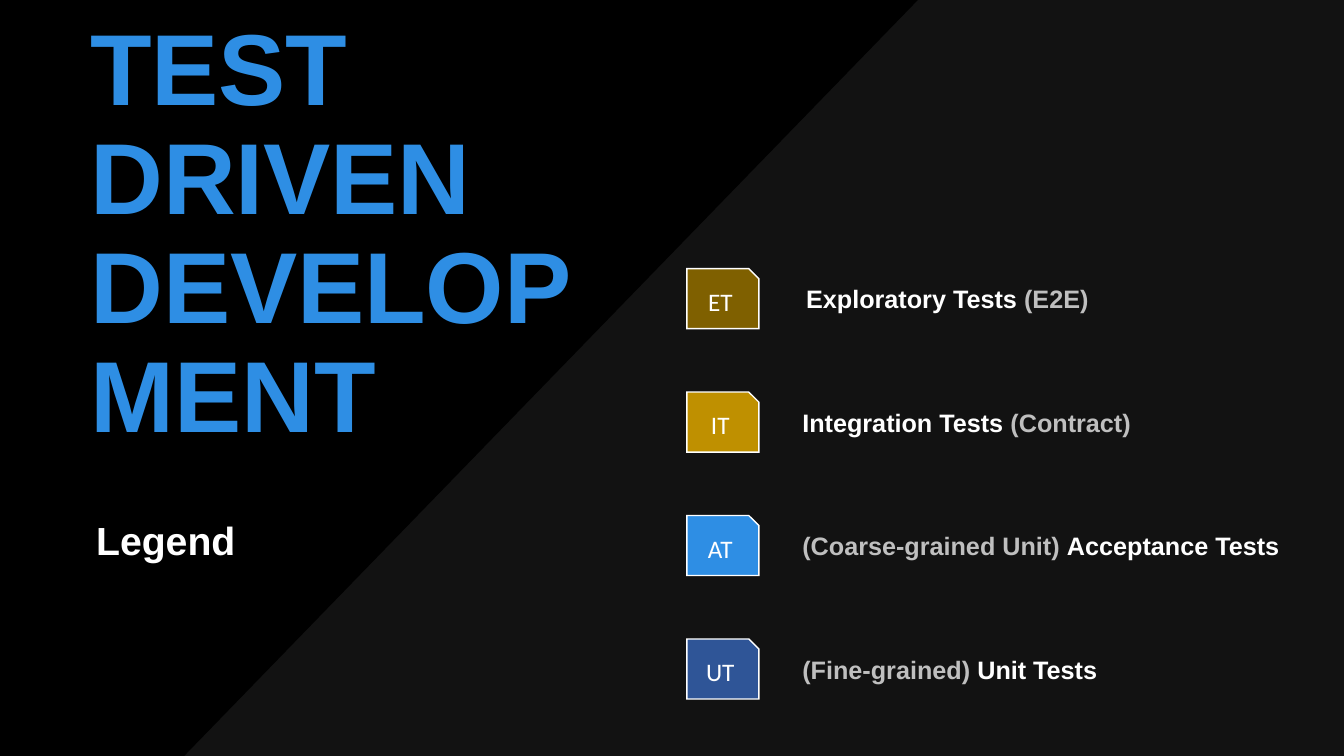
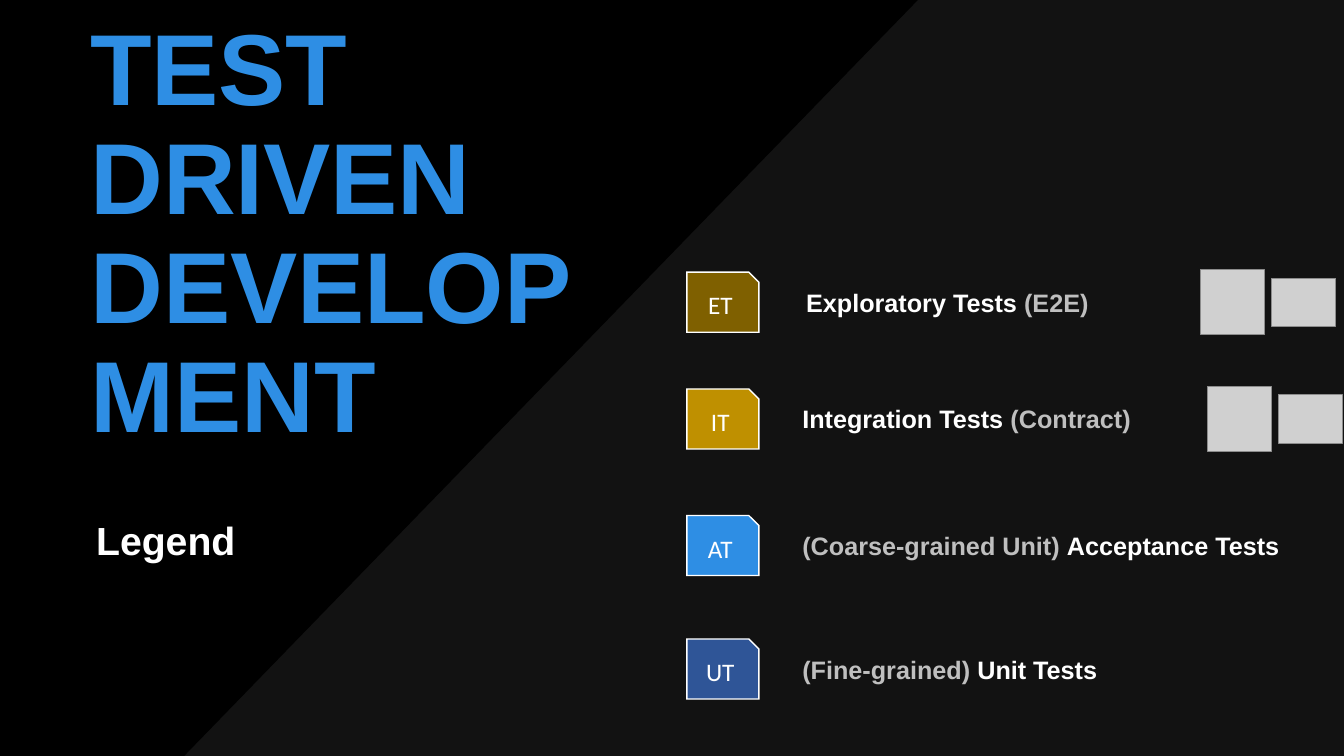
Before and after one commit to tpierrain/talk-outside-in-diamond-tdd, a slide deck: slide 4 of Outside-In-Diamond TDD.pptx. Drawn at 1344x756 pixels with LibreOffice and Linux fonts; fonts in the diff are those of the drawing; grey boxes stand for pictures; background and template pictures are left out; a plain dark background stands for a picture behind light text. Boxes give left, top, right and bottom in pixels: in the first picture for what was removed or moved away, otherwise in the second. Text is boxed around its words. In the diff, an @@ line names an element or a change of style, - is before the commit and + after.

```diff
--- a/Outside-In-Diamond TDD.pptx
+++ b/Outside-In-Diamond TDD.pptx
@@ picture added at (1201, 269, 1264, 335) @@
@@ snip rect "ET": place and size @@
-snip rect "ET" at (687, 268, 758, 329)
+snip rect "ET" at (687, 272, 758, 333)
@@ text "Exploratory Tests (E2E)": place and size @@
-text "Exploratory Tests (E2E)" at (806, 289, 1088, 314)
+text "Exploratory Tests (E2E)" at (806, 293, 1088, 317)
@@ picture added at (1272, 278, 1336, 327) @@
@@ picture added at (1208, 386, 1271, 452) @@
@@ text "Integration Tests (Contract)": place and size @@
-text "Integration Tests (Contract)" at (802, 413, 1130, 437)
+text "Integration Tests (Contract)" at (802, 409, 1130, 434)
@@ picture added at (1279, 395, 1343, 444) @@
```
Also in this commit, not shown: 7 other slides changed, 1 slide added.
